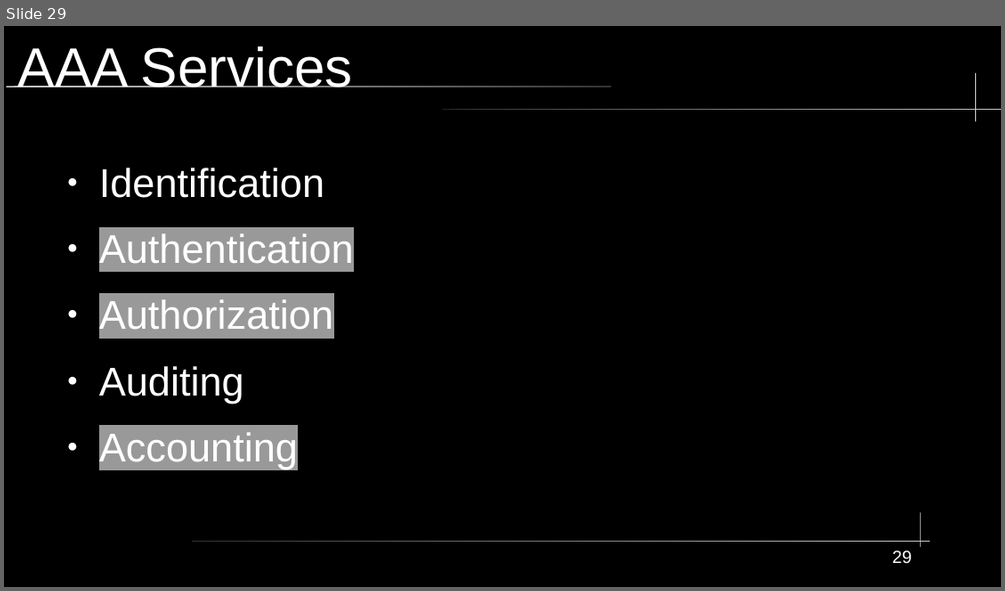
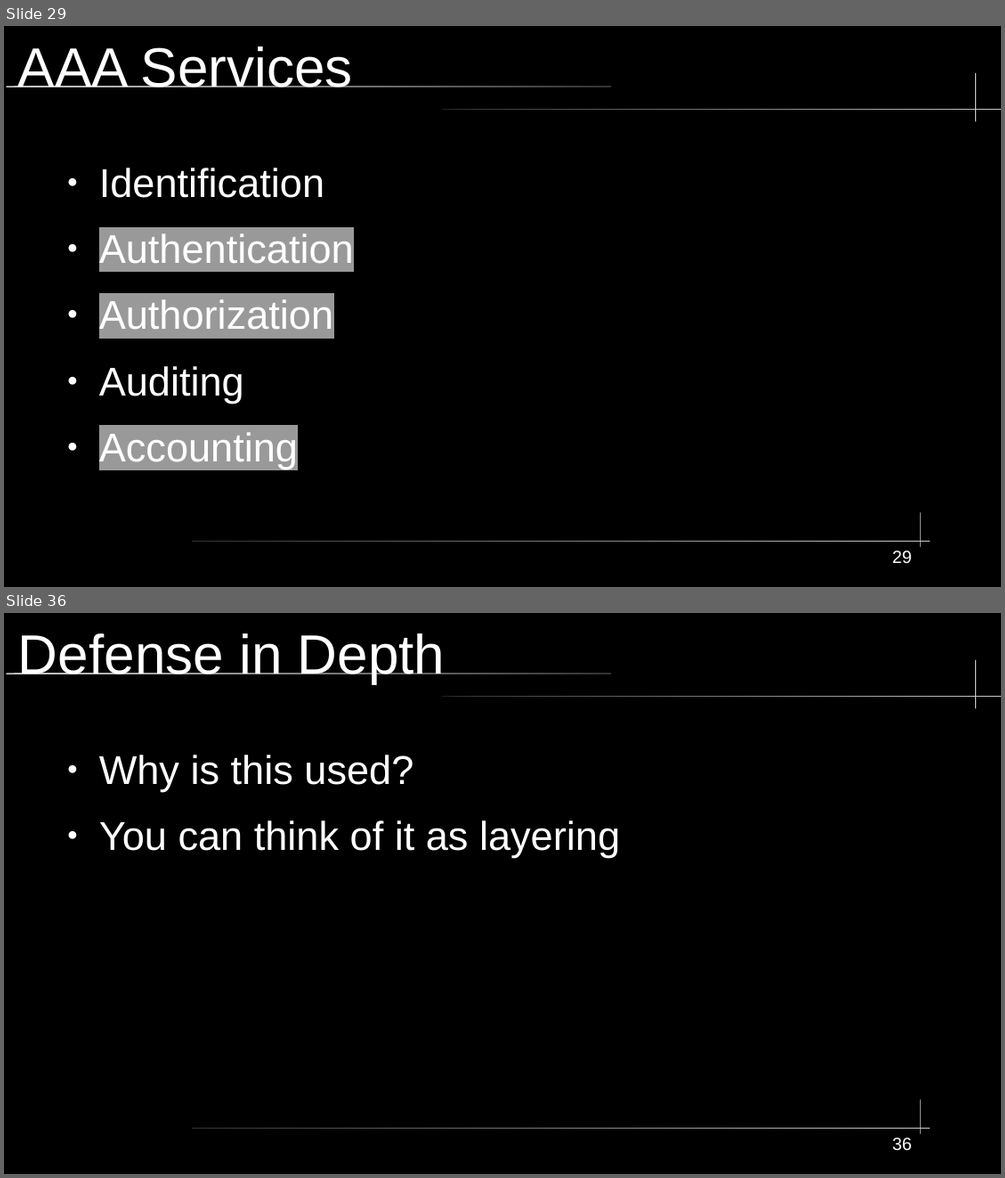
Before and after one commit to City-Colleges-of-Chicago-Cybersecurity/COMPSFI-214, a slide deck: 2026/Spring/powerpoints/Chapter-01-Security-Governance-Through-Principles-and-Policies.odp. Shown one above the other, each under a label of ours: slide 29 before the commit, slides 29 and 36 after it; the slides between them are not shown. The pictures are 1005x591 and 1005x1178 pixels, drawn with LibreOffice and Linux fonts; fonts in the diff are those of the drawing. Boxes give left, top, right and bottom in pixels: in the first picture for what was removed or moved away, otherwise in the second. Text is boxed around its words. In the diff, an @@ line names an element or a change of style, - is before the commit and + after.

```diff
--- a/2026/Spring/powerpoints/Chapter-01-Security-Governance-Through-Principles-and-Policies.odp
+++ b/2026/Spring/powerpoints/Chapter-01-Security-Governance-Through-Principles-and-Policies.odp
@@ slide 36 added at (x1=4, y1=613, x2=1001, y2=1174), background #000000; not listed: 5 template elements that a slide beside it also shows @@
@@ title added at (x1=18, y1=633, x2=445, y2=684), 44 pt, text #FFFFFF @@
+Defense in Depth
@@ text added at (x1=99, y1=755, x2=620, y2=858), 32 pt, text #FFFFFF @@
+● Why is this used?
+● You can think of it as layering
@@ page number added at (x1=892, y1=1137, x2=912, y2=1151), 14 pt, text #FFFFFF @@
+36
```
Also in this commit, not shown: 11 other slides added, 1 slide removed.
